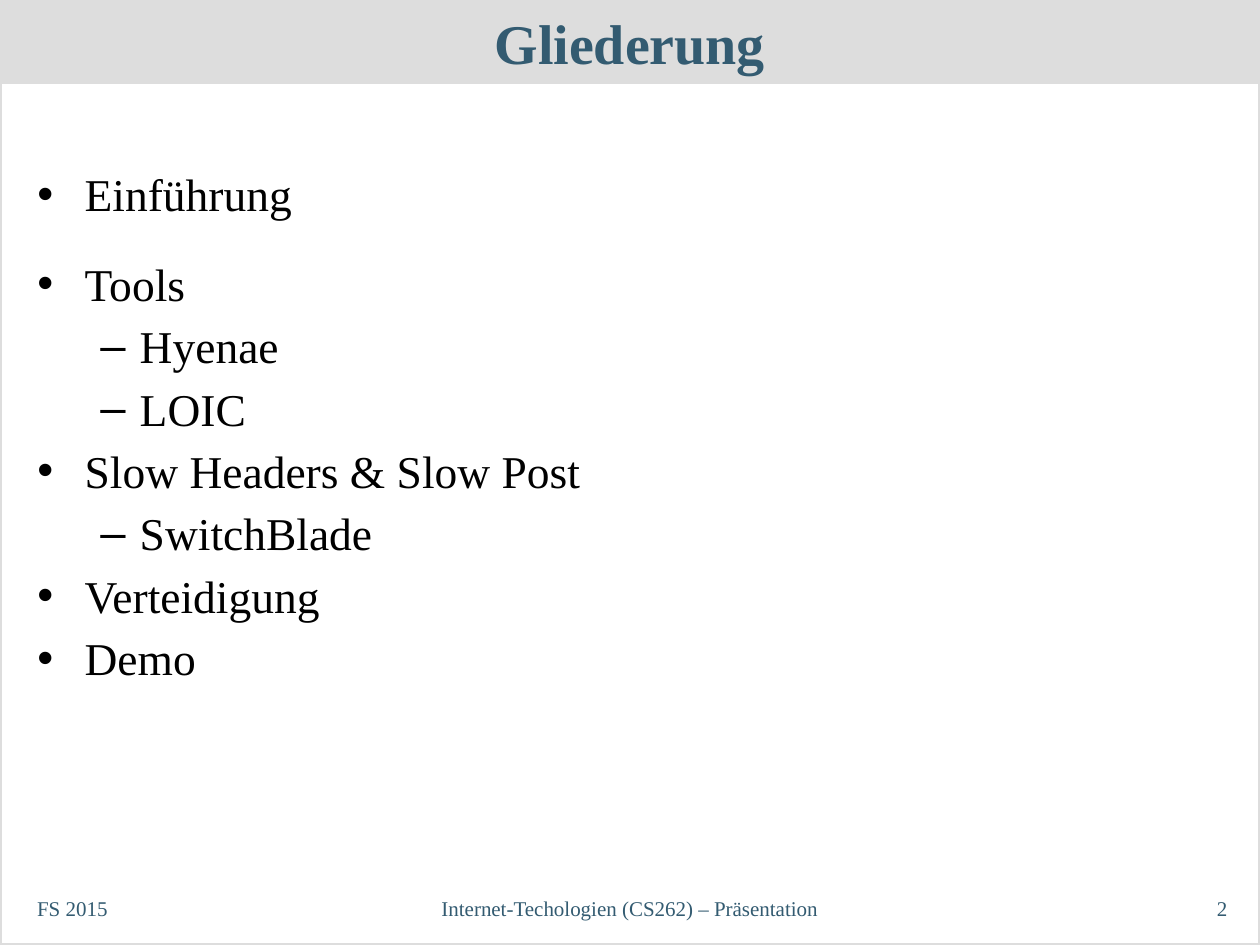
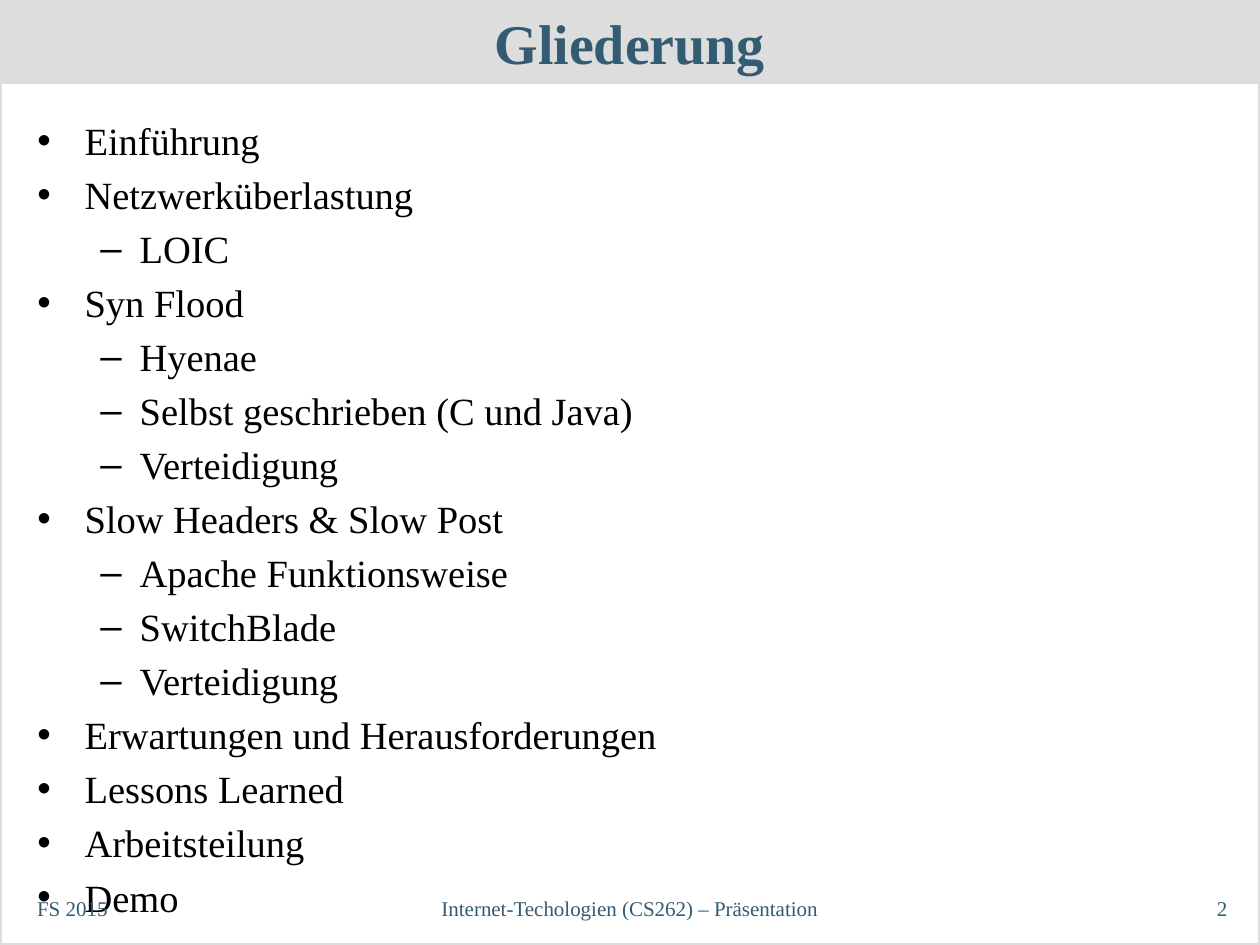
Before and after one commit to philipp-oldenburg/dos, a slide deck: slide 2 of Abschlusspräsentation/InetTech-Präsentation.odp. Drawn at 1260x945 pixels with LibreOffice and Linux fonts; fonts in the diff are those of the drawing. Boxes give left, top, right and bottom in pixels: in the first picture for what was removed or moved away, otherwise in the second. Text is boxed around its words. In the diff, an @@ line names an element or a change of style, - is before the commit and + after.

Commit message:
Presentation Gliederung

```diff
--- a/Abschlusspräsentation/InetTech-Präsentation.odp
+++ b/Abschlusspräsentation/InetTech-Präsentation.odp
@@ text "Einführung": place and size @@
-text "Einführung" at (85,179,580,676)
+text "Einführung" at (85,128,657,866)
@@ text at (85,128,503,704): size 26 to 22 pt in "Einführung", "Hyenae", "Slow Headers & Slow Post", "SwitchBlade" and 2 more places; bullet • to –; list level 1 to 2 in "Verteidigung" @@
@@ text at (85,182,414,325): text changed; size 26 to 22 pt @@
-• Tools
+• Netzwerküberlastung
+  – LOIC
+• Syn Flood
@@ text at (140,398,633,488): text changed; size 26 to 22 pt @@
-  – LOIC
+  – Selbst geschrieben (C und Java)
+  – Verteidigung
@@ text at (140,560,508,596): paragraph added @@
+  – Apache Funktionsweise
@@ text at (85,722,657,866): paragraphs added @@
+• Erwartungen und Herausforderungen
+• Lessons Learned
+• Arbeitsteilung
```
Also in this commit, not shown: 1 slide added, 1 slide removed.
